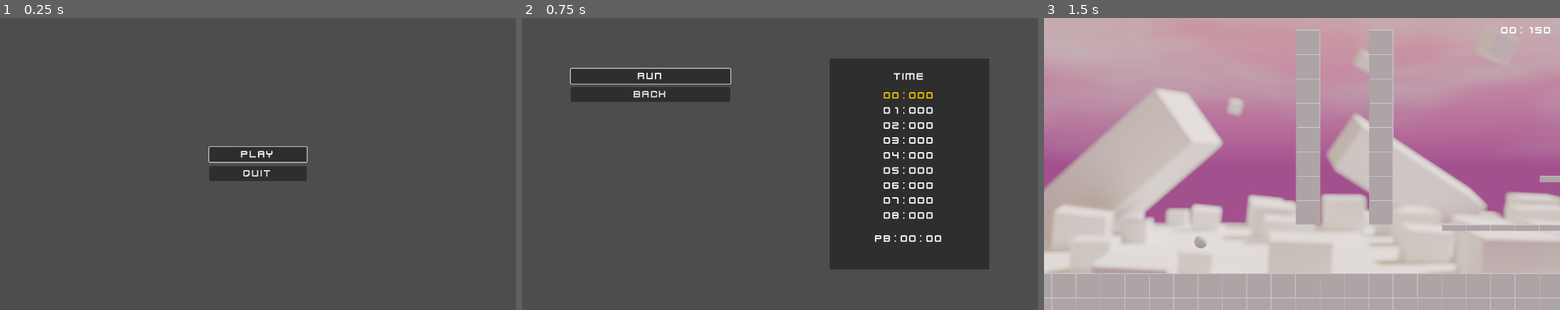
Above: before the commit, frames 1-3 (left to right).
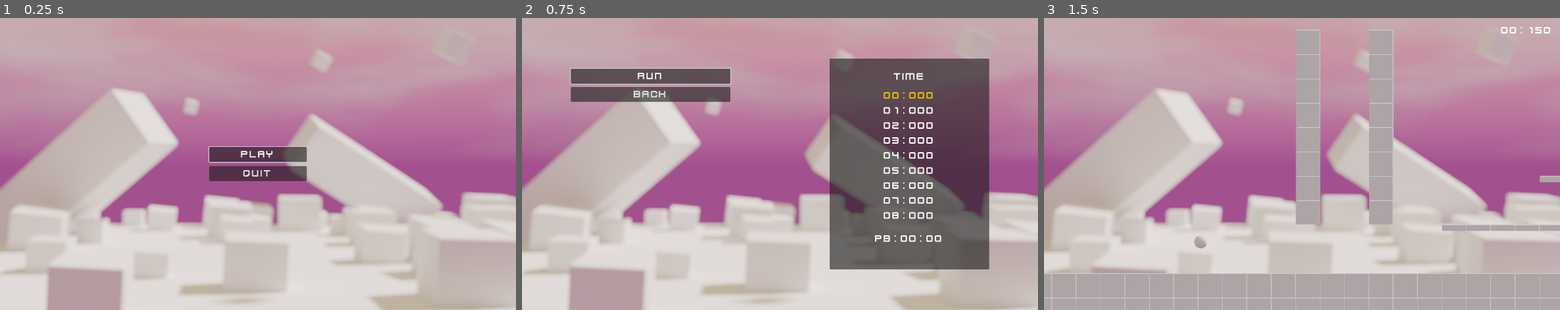
Above: after the commit, the same moments.

Repository: ElouanT/GMTK2025
Game: Godot game, scene res://scenes/ui/main_menu/main_menu.tscn
Same seed, same stepped clock (60 frames per second), same inputs: the game is played once before the commit and once after it.
Inputs:
- Up to frame 1 (0.25 s): no input
- Up to frame 2 (0.75 s): click "Play" at 0.5 s
- Up to frame 3 (1.5 s): click "Run" at 1.25 s

The runs differ from the first frame. In frame 1, 100% of the frame differs, in the area x 0-100%, y 0-100%; in frame 2, 99%; in frame 3, nothing differs.
Error in both runs: Invalid assignment of property or key 'text' with value of type 'String' on a base object of type 'null instance'. (res://scenes/ui/main_menu/main_menu.gd:46)

Commit message:
Background menu + logo asset

Diff:
--- a/scenes/ui/main_menu/main_menu.tscn
+++ b/scenes/ui/main_menu/main_menu.tscn
@@ -1,7 +1,8 @@
-[gd_scene load_steps=4 format=3 uid="uid://kedexq4u3ytk"]
+[gd_scene load_steps=5 format=3 uid="uid://kedexq4u3ytk"]
 
 [ext_resource type="Script" uid="uid://cst3ffrqovgcj" path="res://scenes/ui/main_menu/main_menu.gd" id="1_e8t4i"]
 [ext_resource type="Theme" uid="uid://dewy37x4x4k3q" path="res://assets/ui/theme.tres" id="2_qt1dd"]
+[ext_resource type="Texture2D" uid="uid://bdd1gylthhdke" path="res://assets/images/Background 1080.png" id="3_qt1dd"]
 
 [sub_resource type="GDScript" id="GDScript_l6cm7"]
 script/source = "extends Button
@@ -187,6 +188,21 @@
 theme_override_colors/font_color = Color(1, 1, 1, 1)
 text = "PB : 00 : 00"
 
+[node name="Background" type="CanvasLayer" parent="."]
+layer = -5
+
+[node name="TextureRect" type="TextureRect" parent="Background"]
+anchors_preset = 15
+anchor_right = 1.0
+anchor_bottom = 1.0
+grow_horizontal = 2
+grow_vertical = 2
+size_flags_horizontal = 3
+size_flags_vertical = 3
+texture = ExtResource("3_qt1dd")
+expand_mode = 1
+metadata/_edit_use_anchors_ = true
+
 [connection signal="pressed" from="MainMenuContainer/Play" to="." method="_on_play_pressed"]
 [connection signal="pressed" from="MainMenuContainer/Quit" to="." method="_on_quit_pressed"]
 [connection signal="pressed" from="LevelSelectionContainer/LevelContainer/VBoxContainer/Run" to="." method="_on_level_1_pressed"]
Binary file added: assets/images/Logo speedloop.png
Not shown, added: assets/images/Logo speedloop.png.import
